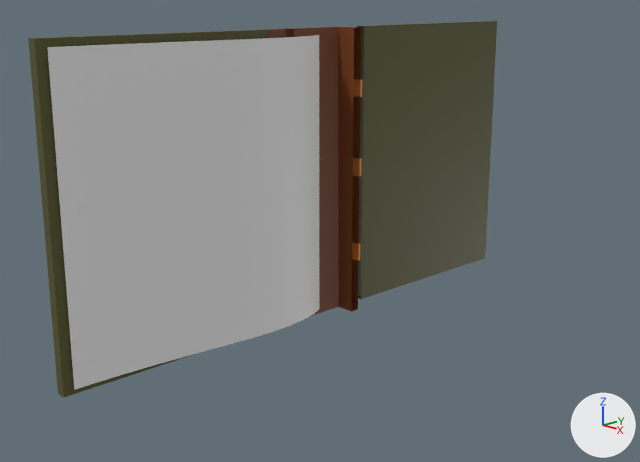
One commit to the Blender file BlenderSource/Study_Room/Magic_Book_Pages.blend: the scene before it, then after it.
Before and after are seen from a 50 mm lens placed at (8.05, -9.21, 5.0), pointed at (-0.68, -0.95, 1.75). Lighting does not change. The marker at lower right points along +X, +Y and +Z. The first picture is the older version.
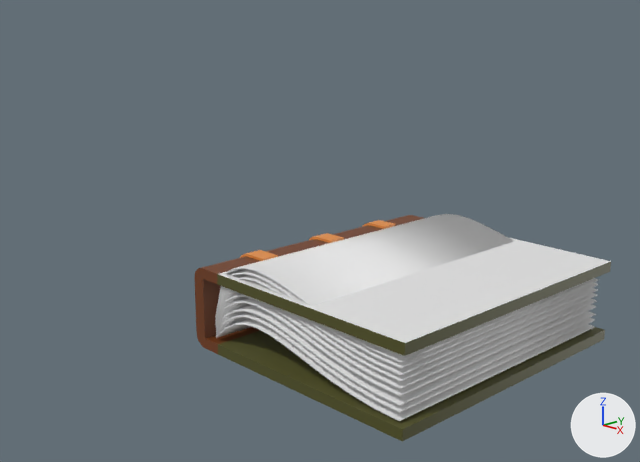
ob_cover_front_pivot is not drawn itself; it is the parent of ob_cube_001.
ob_cover_back_pivot is not drawn itself; it is the parent of ob_cube.

Edits to the bpy script that builds the scene:
```text
Change me_béziercurve:
    used by ob_page_01; location = (-1.699, 0.0, 2.223); rotation_euler = (-0.0000414, 0.00026, -1.571), in degrees (0, 0, -90); scale = (2.16, 1.0, 1.0)
    remove me_béziercurve.from_pydata(...)  # 26 vertices, 12 faces; spans x 0.0..2.0, y 0.0..0.22, z -2.15..2.15
    add me_béziercurve.from_pydata(...)  # 52 vertices, 50 faces; spans x 0.0..2.0, y -0.27..0.22, z -2.15..2.15
    me_béziercurve part 1
    2 vertices move from x 0.0, y 0.0, z -2.15..2.15 to x 0.0, y -0.27, z -2.15..2.15
    26 vertices are added at x 0.01..2.0, y -0.27..0.21, z -2.15..2.15
    38 new faces join them
Change ob_cube_003:
    add ob_cube_003.parent = ob_book_root
Change ob_cover_front_pivot:
    add ob_cover_front_pivot.parent = ob_book_root
    ob_cover_front_pivot.rotation_euler: (0.0, 0.0, -1.571) -> (0.0, 0.0, 0.0)  # degrees (0, 0, -90) -> degrees (0, 0, 0)
Change ob_cover_back_pivot:
    add ob_cover_back_pivot.parent = ob_book_root
    ob_cover_back_pivot.rotation_euler: (0.0, 0.0, 1.571) -> (0.0, 0.0, 0.0)  # degrees (0, 0, 90) -> degrees (0, 0, 0)
Change ob_page_01:
    add ob_page_01.parent = ob_cube
    add ob_page_01.matrix_parent_inverse = Matrix(((0.0, 0.808, 0.0, 1.615), (1.866, 0.0, 0.0, 2.771), (0.0, 0.0, 1.0, -2.237), (0.0, 0.0, 0.0, 1.0)))
    ob_page_01.location: (-1.699, 0.0, 2.223) -> (-1.27, 0.000618, 2.223)
Add ob_book_root:
    ob_book_root = bpy.data.objects.new('Book_Root', None)
    ob_book_root.location = (0.0, -2.237, 0.641)
    ob_book_root.rotation_euler = (-1.571, 0.0, 0.0)  # degrees (-90, 0, 0)
Add ob_page_02:
    ob_page_02 = bpy.data.objects.new('Page_02', me_béziercurve_009)  # 52 vertices, 50 faces; spans x 0.0..2.0, y -0.26..0.22, z -2.15..2.15
    ob_page_02.parent = ob_cube
    ob_page_02.location = (-1.311, 0.000618, 2.223)
    ob_page_02.rotation_euler = (-0.0000414, 0.00026, -1.571)  # degrees (0, 0, -90)
    ob_page_02.scale = (2.16, 1.0, 1.0)
Add ob_page_03:
    ob_page_03 = bpy.data.objects.new('Page_03', me_béziercurve_008)  # 52 vertices, 50 faces; spans x 0.0..2.0, y -0.24..0.22, z -2.15..2.15
    ob_page_03.parent = ob_cube
    ob_page_03.location = (-1.348, 0.000618, 2.223)
    ob_page_03.rotation_euler = (-0.0000414, 0.00026, -1.571)  # degrees (0, 0, -90)
    ob_page_03.scale = (2.16, 1.0, 1.0)
Add ob_page_04:
    ob_page_04 = bpy.data.objects.new('Page_04', me_béziercurve_007)  # 52 vertices, 50 faces; spans x 0.0..2.0, y -0.21..0.22, z -2.15..2.15
    ob_page_04.parent = ob_cube
    ob_page_04.location = (-1.393, 0.000618, 2.223)
    ob_page_04.rotation_euler = (-0.0000414, 0.00026, -1.571)  # degrees (0, 0, -90)
    ob_page_04.scale = (2.16, 1.0, 1.0)
Add ob_page_05:
    ob_page_05 = bpy.data.objects.new('Page_05', me_béziercurve_006)  # 52 vertices, 50 faces; spans x 0.0..2.0, y -0.19..0.22, z -2.15..2.15
    ob_page_05.parent = ob_cube
    ob_page_05.location = (-1.435, 0.000618, 2.223)
    ob_page_05.rotation_euler = (-0.0000414, 0.00026, -1.571)  # degrees (0, 0, -90)
    ob_page_05.scale = (2.16, 1.0, 1.0)
Add ob_page_06:
    ob_page_06 = bpy.data.objects.new('Page_06', me_béziercurve_005)  # 52 vertices, 50 faces; spans x 0.0..2.0, y -0.18..0.22, z -2.15..2.15
    ob_page_06.parent = ob_cube
    ob_page_06.location = (-1.483, 0.000618, 2.223)
    ob_page_06.rotation_euler = (-0.0000414, 0.00026, -1.571)  # degrees (0, 0, -90)
    ob_page_06.scale = (2.16, 1.0, 1.0)
Add ob_page_07:
    ob_page_07 = bpy.data.objects.new('Page_07', me_béziercurve_002)  # 52 vertices, 50 faces; spans x 0.0..2.0, y -0.15..0.22, z -2.15..2.15
    ob_page_07.parent = ob_cube
    ob_page_07.location = (-1.531, 0.000618, 2.223)
    ob_page_07.rotation_euler = (-0.0000414, 0.00026, -1.571)  # degrees (0, 0, -90)
    ob_page_07.scale = (2.16, 1.0, 1.0)
Add ob_page_08:
    ob_page_08 = bpy.data.objects.new('Page_08', me_béziercurve_001)  # 52 vertices, 50 faces; spans x 0.0..2.0, y -0.11..0.22, z -2.15..2.15
    ob_page_08.parent = ob_cube
    ob_page_08.location = (-1.595, 0.000618, 2.223)
    ob_page_08.rotation_euler = (-0.0000414, 0.00026, -1.571)  # degrees (0, 0, -90)
    ob_page_08.scale = (2.16, 1.0, 1.0)
Add ob_page_09:
    ob_page_09 = bpy.data.objects.new('Page_09', me_béziercurve_003)  # 52 vertices, 50 faces; spans x 0.0..2.0, y -0.06..0.22, z -2.15..2.15
    ob_page_09.parent = ob_cube
    ob_page_09.location = (-1.641, 0.000618, 2.223)
    ob_page_09.rotation_euler = (-0.0000414, 0.00026, -1.571)  # degrees (0, 0, -90)
    ob_page_09.scale = (2.16, 1.0, 1.0)
Add ob_page_10:
    ob_page_10 = bpy.data.objects.new('Page_10', me_béziercurve_1)  # 52 vertices, 50 faces; spans x 0.0..2.0, y -0.01..0.22, z -2.15..2.15
    ob_page_10.parent = ob_cube
    ob_page_10.location = (-1.699, 0.0, 2.223)
    ob_page_10.rotation_euler = (-0.0000414, 0.00026, -1.571)  # degrees (0, 0, -90)
    ob_page_10.scale = (2.16, 1.0, 1.0)
```

Location of each change, [x1, y1, x2, y2] in pixels of the pictures (640 x 462 px):
'Page_01', reshaped, moved, turned
    before: [47, 35, 319, 390]
    after: [215, 214, 514, 357]
'Cube', moved, turned
    before: [357, 21, 497, 299]
    after: [218, 327, 605, 441]
'Cube.001', moved, turned
    before: [28, 29, 285, 397]
    after: [198, 215, 611, 356]
'Cube.003', moved (mostly hidden afterwards)
    before: [284, 27, 362, 317]
    after: [194, 224, 365, 354]
'Page_08', added
    after: [216, 305, 596, 406]
'Page_10', added
    after: [217, 319, 595, 421]
'Page_07', added
    after: [216, 298, 596, 396]
'Page_09', added
    after: [218, 312, 595, 413]
'Page_06', added
    after: [216, 294, 597, 389]
'Page_04', added
    after: [215, 288, 598, 376]
'Page_05', added
    after: [216, 290, 597, 382]
'Page_03', added
    after: [215, 275, 598, 369]
'Page_02', added
    after: [215, 270, 599, 363]
part 1 of me_béziercurve, cut back
    before: [311, 35, 319, 315]
    after: [215, 267, 403, 357]
